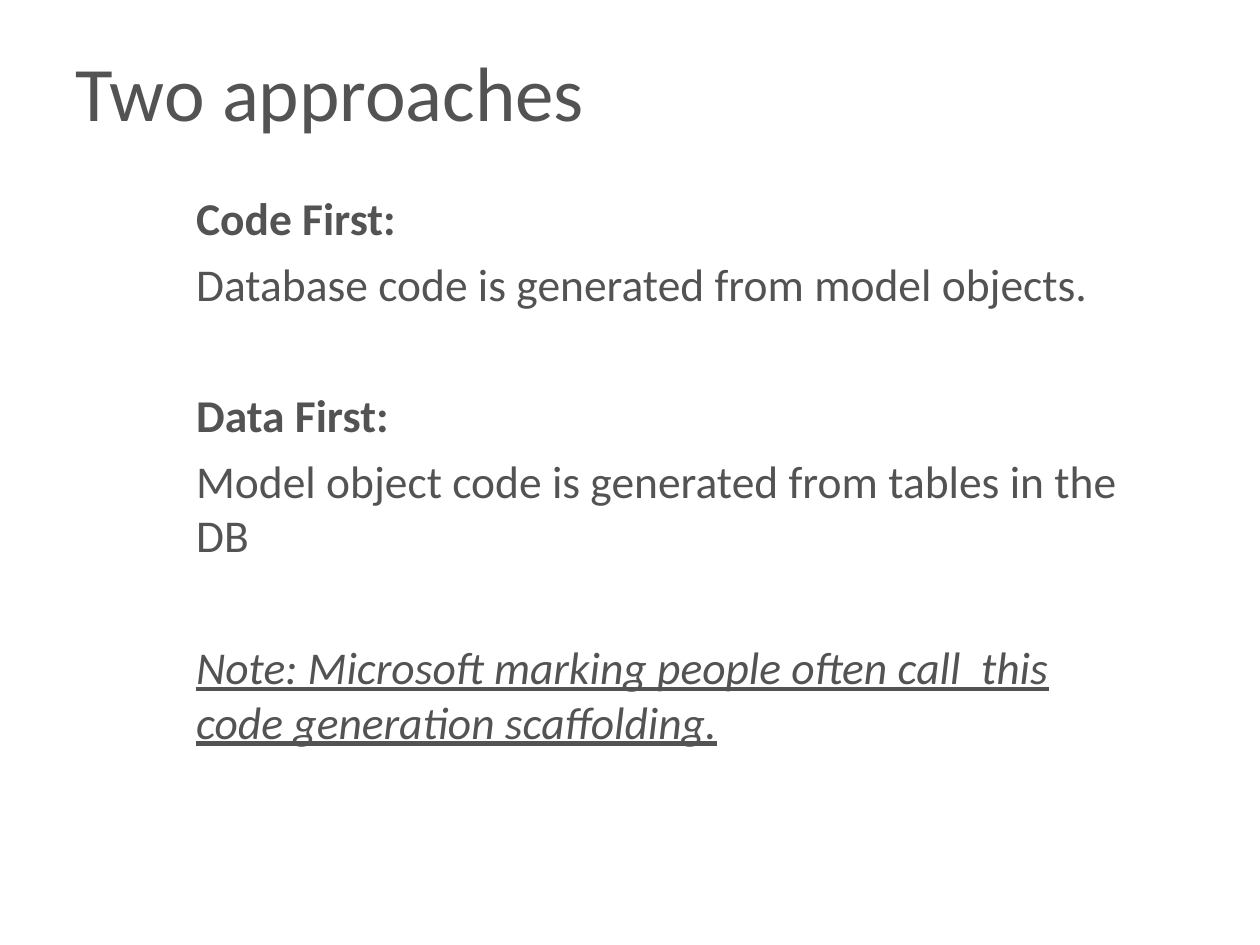
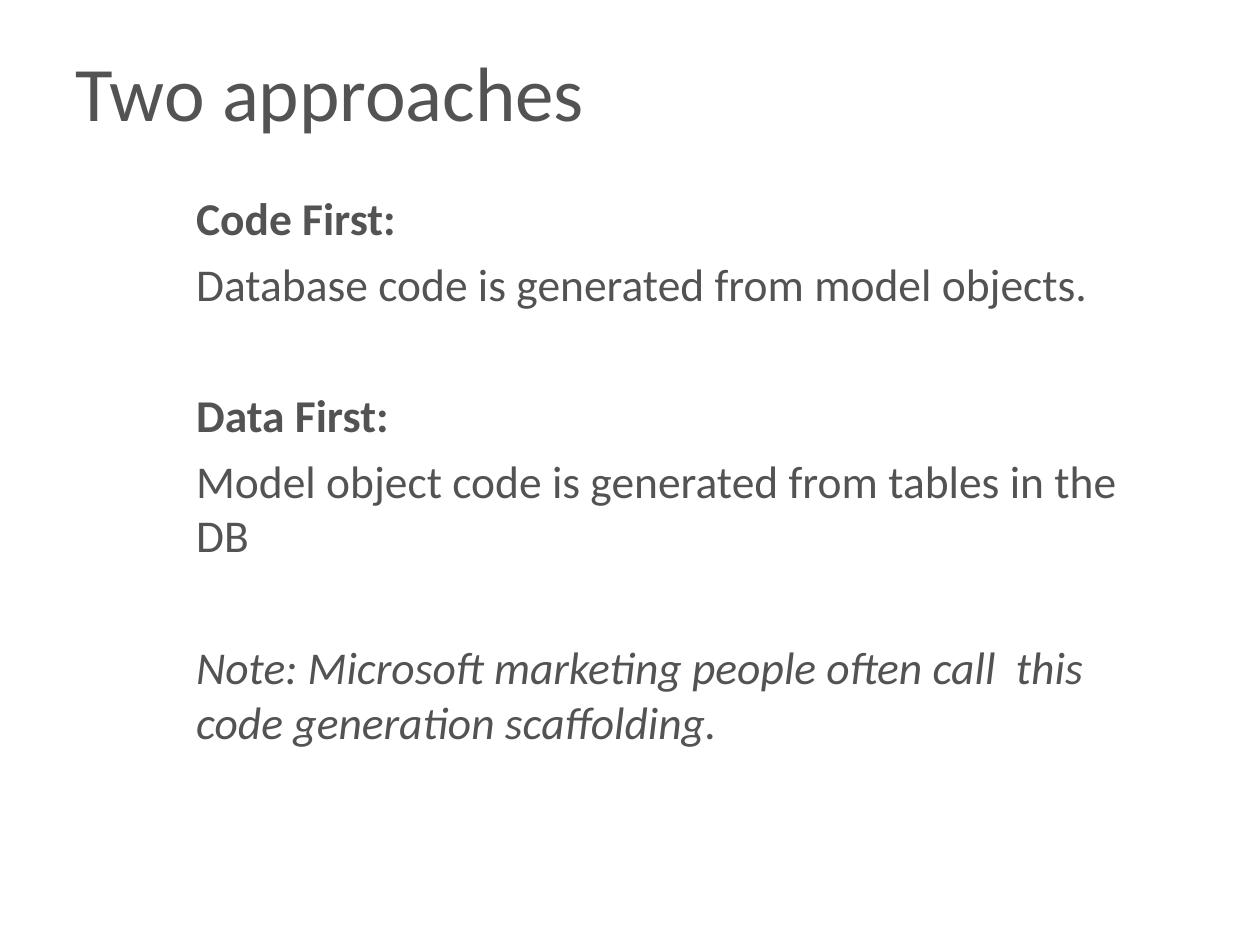
Before and after one commit to profjamesmohawk/asp, a slide deck: slide 4 of DataAccess/lecture.pptx. Drawn at 1260x945 pixels with LibreOffice and Linux fonts; fonts in the diff are those of the drawing; background and template pictures are left out. Boxes give left, top, right and bottom in pixels: in the first picture for what was removed or moved away, otherwise in the second. Text is boxed around its words. In the diff, an @@ line names an element or a change of style, - is before the commit and + after.

```diff
--- a/DataAccess/lecture.pptx
+++ b/DataAccess/lecture.pptx
@@ text at [196,652,1083,747]: text changed @@
-Note: Microsoft marking people often call this code generation scaffolding.
+Note: Microsoft marketing people often call this code generation scaffolding.
```
Also in this commit, not shown: 1 other slide changed, 14 other files.
